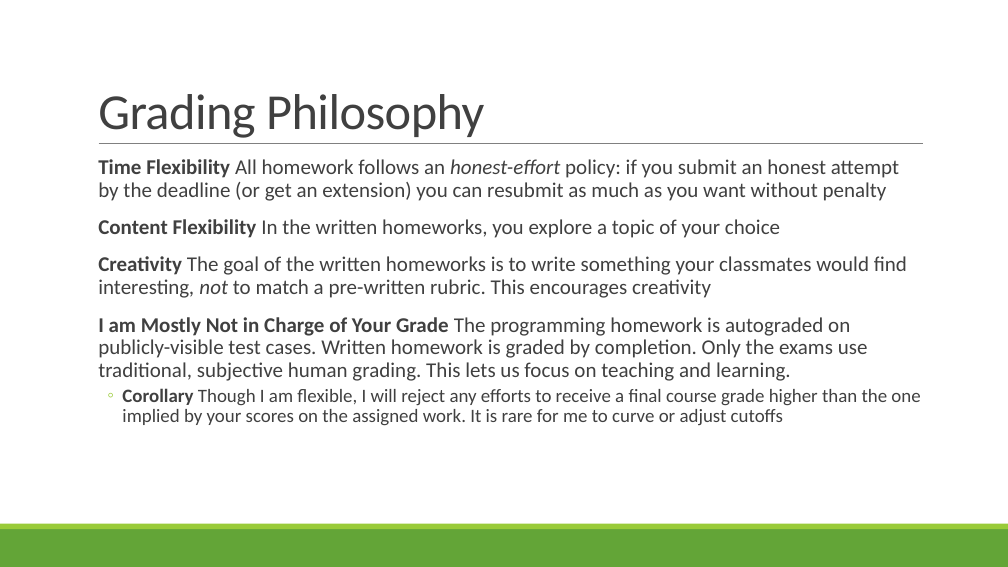
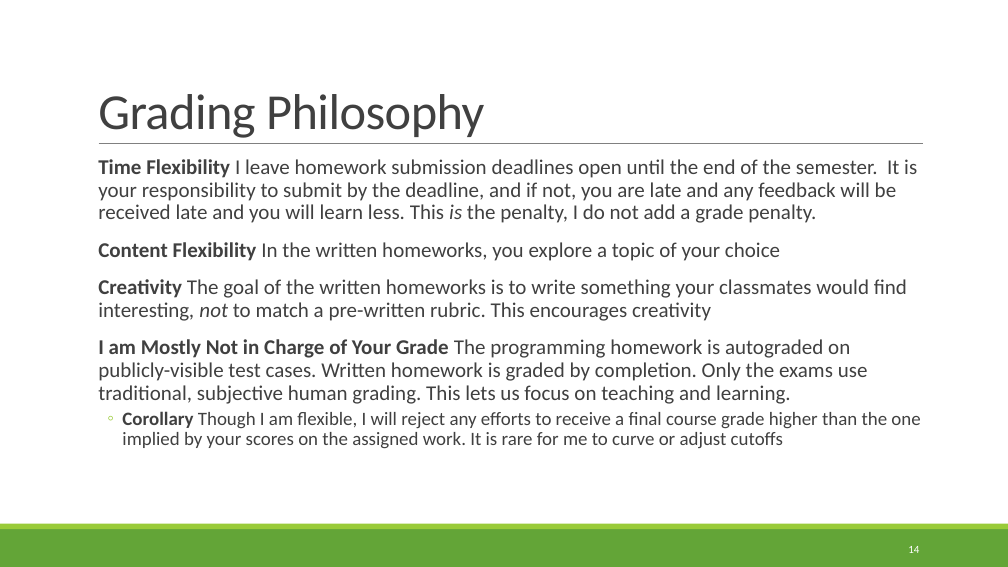
Before and after one commit to rbohrer/pl-course, a slide deck: slide 14 of LectureSlides/01Intro.pptx (slide 16 before the commit). Drawn at 1008x567 pixels with LibreOffice and Linux fonts; fonts in the diff are those of the drawing. Boxes give left, top, right and bottom in pixels: in the first picture for what was removed or moved away, otherwise in the second. Text is boxed around its words. In the diff, an @@ line names an element or a change of style, - is before the commit and + after.

```diff
--- a/LectureSlides/01Intro.pptx
+++ b/LectureSlides/01Intro.pptx
@@ text at [98,159,917,223]: text changed @@
-  Time Flexibility All homework follows an honest-effort policy: if you submit an honest attempt by the deadline (or get an extension) you can resubmit as much as you want without penalty
+  Time Flexibility I leave homework submission deadlines open until the end of the semester. It is your responsibility to submit by the deadline, and if not, you are late and any feedback will be received late and you will learn less. This is the penalty, I do not add a grade penalty.
@@ page number added at [908,546,919,553], 10.5 pt, text #FFFFFF @@
+14
```
Also in this commit, not shown: 36 other slides changed, 3 slides removed, 15 other files.
